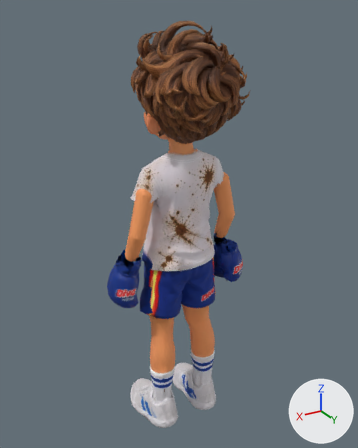
An edit to the glTF model public/assets/models/runner.glb, drawn before and after from the same camera.
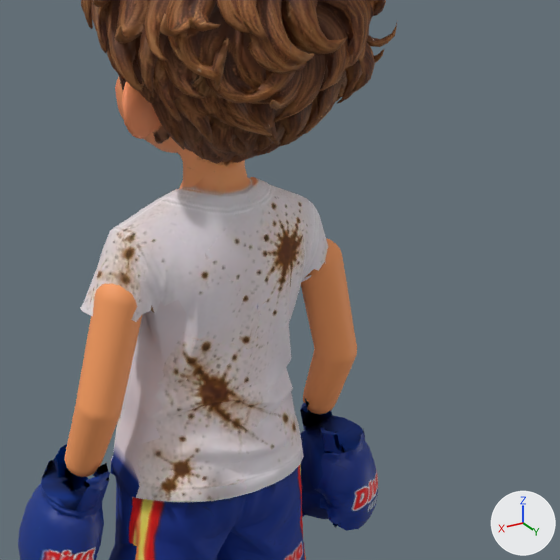
Each version appears first whole from a camera (50 mm lens) standing at (1.123, 1.822, 1.036) and looking at (0.0, -0.05, 0.1), and next in a close-up on the part from 28% to 87% of the width and 18% to 65% of the height. Every picture has the same lights, and +X, +Y and +Z are marked at lower right. The last two pictures show the newer version. Vertices at exactly the same position are counted once.

The older version as bpy lines, for what is in view:
```python
me_mesh_0 = bpy.data.meshes.new('Mesh_0')
me_mesh_0.from_pydata(...)  # 16696 vertices, 33443 faces; spans x -0.36..0.36, y -0.28..0.28, z -1.0..1.0
me_mesh_0.materials.append(mat_material_0)
ob_runner_mesh = bpy.data.objects.new('runner_mesh', me_mesh_0)
ob_runner_mesh.location = (0.0, 0.0, 0.0)
```
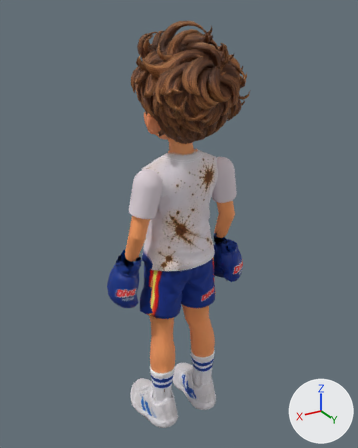
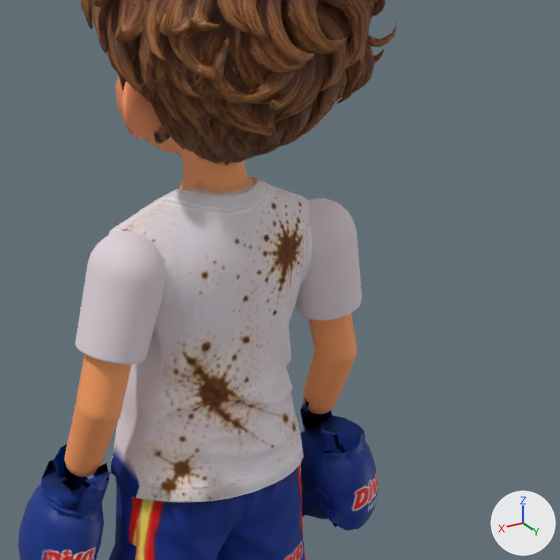
Where the change shows, as pixel boxes (x1, y1, x2, y2) in the close-ups (560 x 560 px):
```json
{"part": 1, "of": "me_mesh_0", "change": "added", "after": [75, 231, 166, 365]}
{"part": 2, "of": "me_mesh_0", "change": "added", "after": [296, 198, 362, 321]}
```

The change, as JSON lines over the scene's bpy script:
```json
{"block": "me_mesh_0", "where": "# used by ob_runner_mesh; location = (0.0, 0.0, 0.0)"}
{"op": "remove", "block": "me_mesh_0", "code": "me_mesh_0.from_pydata(...)  # 16696 vertices, 33443 faces; spans x -0.36..0.36, y -0.28..0.28, z -1.0..1.0"}
{"op": "add", "block": "me_mesh_0", "code": "me_mesh_0.from_pydata(...)  # 17058 vertices, 34123 faces; spans x -0.36..0.36, y -0.28..0.28, z -1.0..1.0"}
{"block": "me_mesh_0", "change": "me_mesh_0 part 1: a new loose piece of 181 vertices spanning x 0.12..0.28, y -0.06..0.08, z 0.2..0.42, in mat_material_0"}
{"block": "me_mesh_0", "change": "me_mesh_0 part 2: a new loose piece of 181 vertices spanning x -0.28..-0.12, y -0.06..0.08, z 0.2..0.42, in mat_material_0"}
{"block": "me_mesh_0", "change": "other edits to the shape of me_mesh_0 do not show in these pictures"}
```
